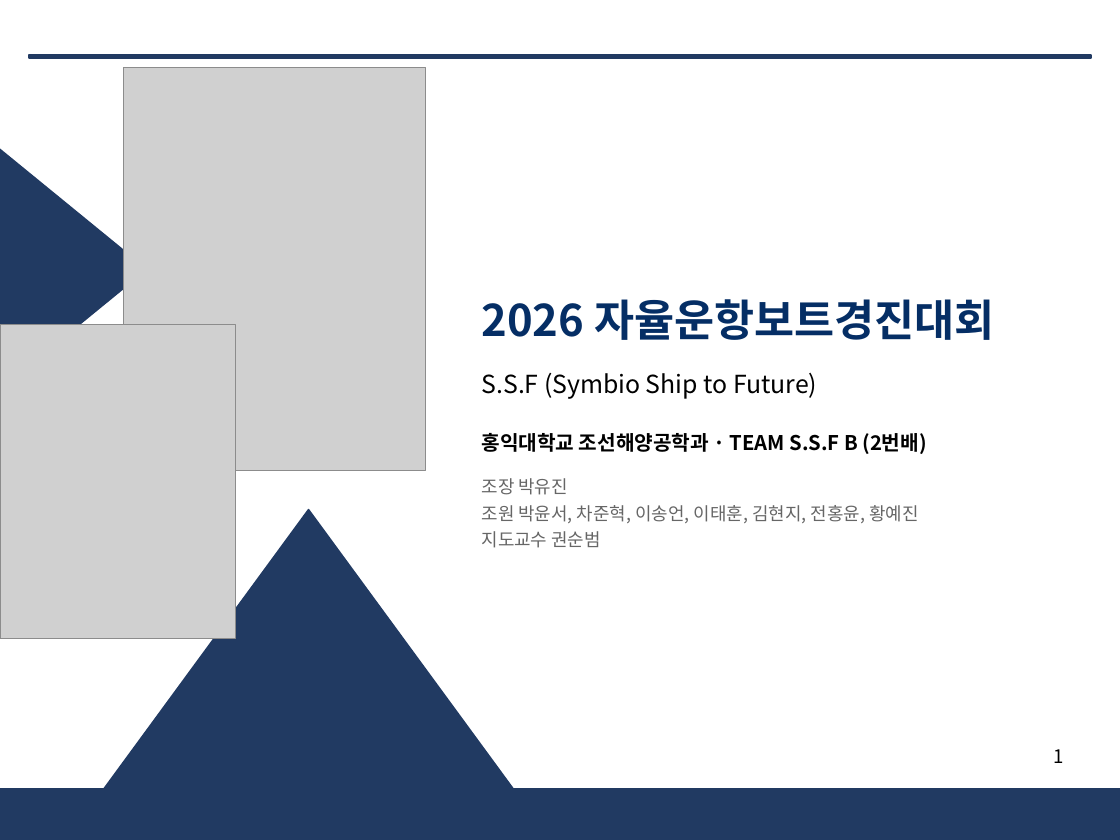
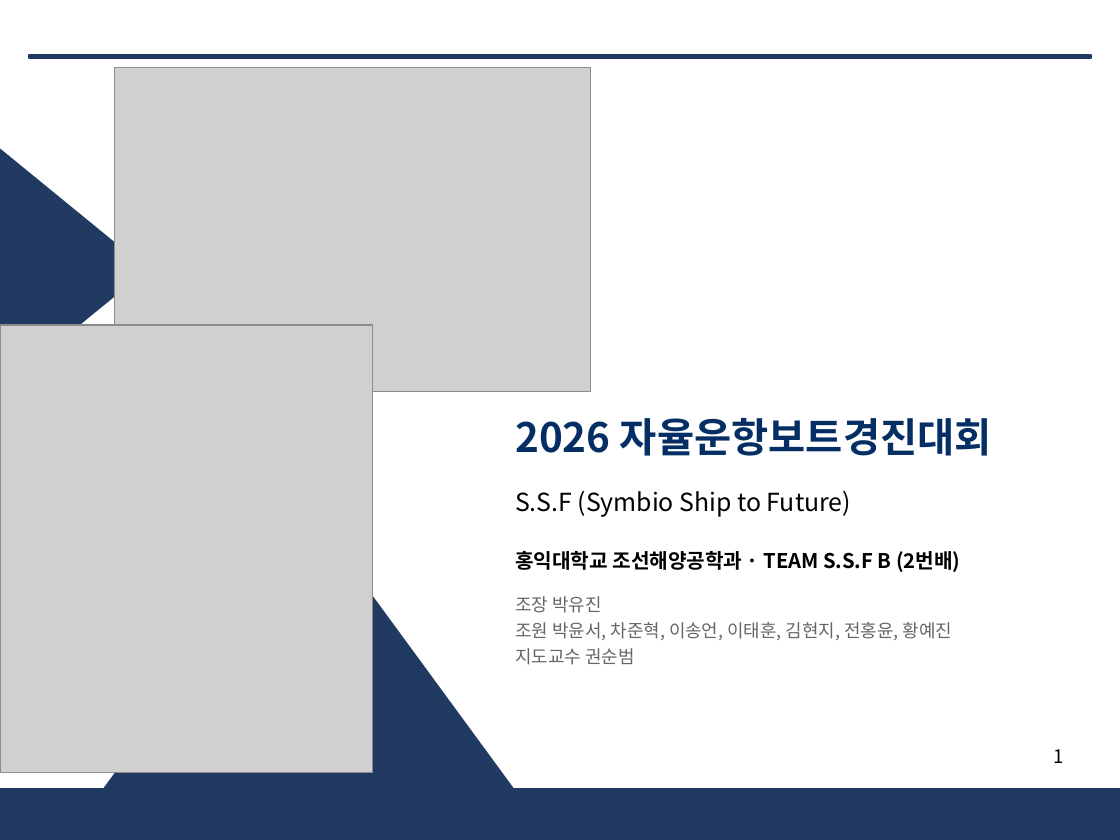
Before and after one commit to unmatsutake377-rgb/ros2_ws, a slide deck: slide 1 of docs/전달용/보고서_분담/발표자료_SSF_B.pptx. Drawn at 1120x840 pixels with LibreOffice and Linux fonts; fonts in the diff are those of the drawing; grey boxes stand for pictures. Boxes give left, top, right and bottom in pixels: in the first picture for what was removed or moved away, otherwise in the second. Text is boxed around its words. In the diff, an @@ line names an element or a change of style, - is before the commit and + after.

```diff
--- a/docs/전달용/보고서_분담/발표자료_SSF_B.pptx
+++ b/docs/전달용/보고서_분담/발표자료_SSF_B.pptx
@@ picture: place and size @@
-picture at box(123, 67, 426, 470)
+picture at box(114, 67, 590, 392)
@@ picture: place and size @@
-picture at box(0, 325, 235, 638)
+picture at box(0, 325, 373, 772)
@@ text "2026 자율운항보트경진대회": place and size @@
-text "2026 자율운항보트경진대회" at box(482, 299, 994, 340)
+text "2026 자율운항보트경진대회" at box(515, 418, 992, 456)
@@ text "2026 자율운항보트경진대회" at box(515, 418, 992, 456): size 28 to 26 pt @@
@@ text "S.S.F (Symbio Ship to Future)": place and size @@
-text "S.S.F (Symbio Ship to Future)" at box(482, 373, 817, 399)
+text "S.S.F (Symbio Ship to Future)" at box(515, 491, 851, 517)
@@ text "홍익대학교 조선해양공학과 · TEAM S.S.F ...": place and size @@
-text "홍익대학교 조선해양공학과 · TEAM S.S.F ..." at box(482, 433, 927, 454)
+text "홍익대학교 조선해양공학과 · TEAM S.S.F ..." at box(515, 551, 960, 572)
@@ text "조장 박유진": place and size @@
-text "조장 박유진" at box(482, 478, 918, 548)
+text "조장 박유진" at box(515, 596, 952, 665)
```
Also in this commit, not shown: 4 other files.
